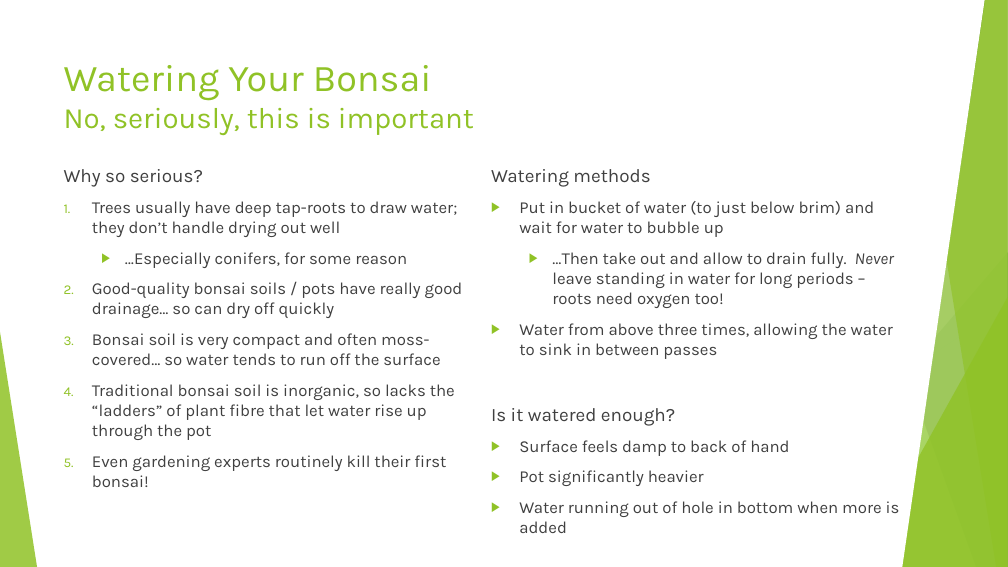
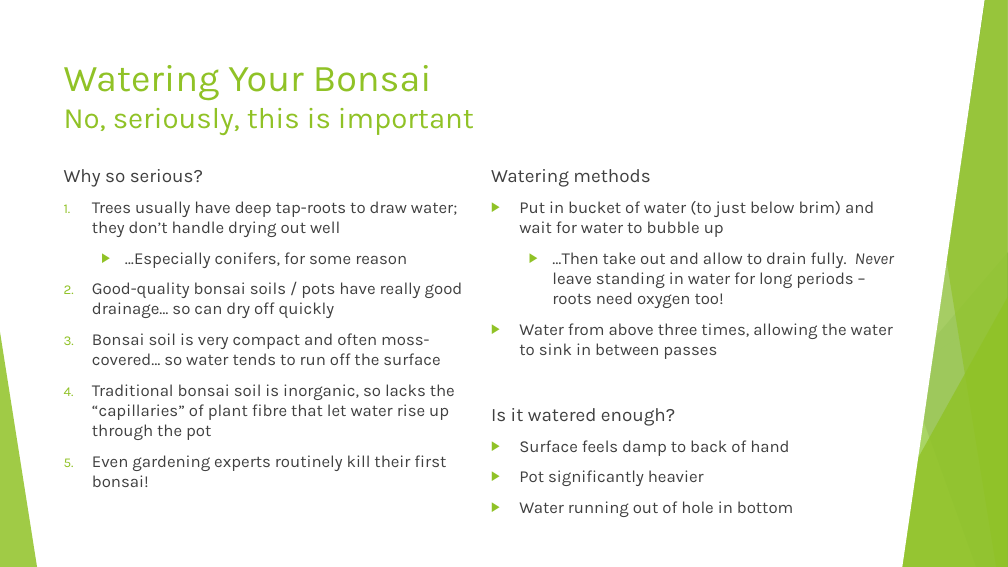
Before and after one commit to AlexLabram/Bonsai, a slide deck: slide 9 of Courseware/Bonsai On A Budget (running).pptx. Drawn at 1008x567 pixels with LibreOffice and Linux fonts; fonts in the diff are those of the drawing. Boxes give left, top, right and bottom in pixels: in the first picture for what was removed or moved away, otherwise in the second. Text is boxed around its words. In the diff, an @@ line names an element or a change of style, - is before the commit and + after.

Commit message:
Minor wording changes throughout

```diff
--- a/Courseware/Bonsai On A Budget (running).pptx
+++ b/Courseware/Bonsai On A Budget (running).pptx
@@ text at [92,384,455,440]: text changed @@
-4. Traditional bonsai soil is inorganic, so lacks the “ladders” of plant fibre that let water rise up through the pot
+4. Traditional bonsai soil is inorganic, so lacks the “capillaries” of plant fibre that let water rise up through the pot
@@ text at [519,501,794,517]: text changed @@
-▶ Water running out of hole in bottom when more is added
+▶ Water running out of hole in bottom
```
Also in this commit, not shown: 6 other slides changed.
